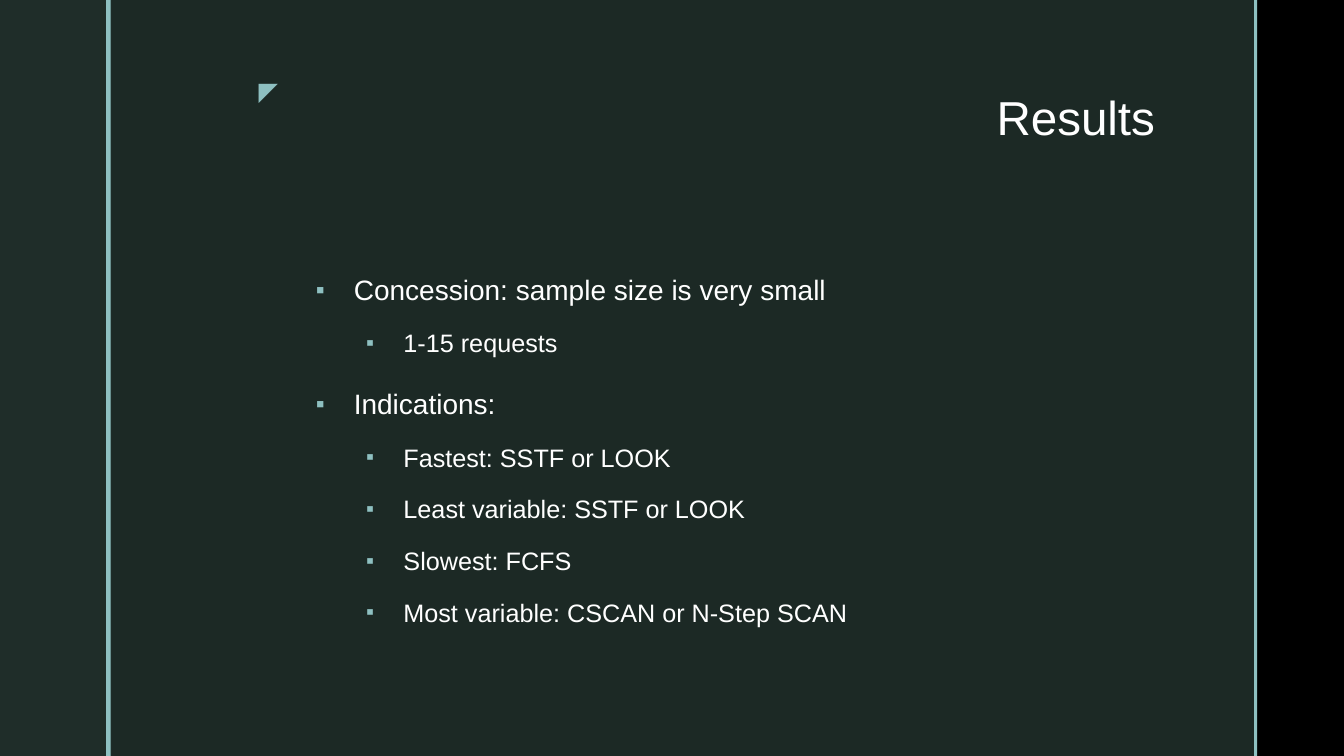
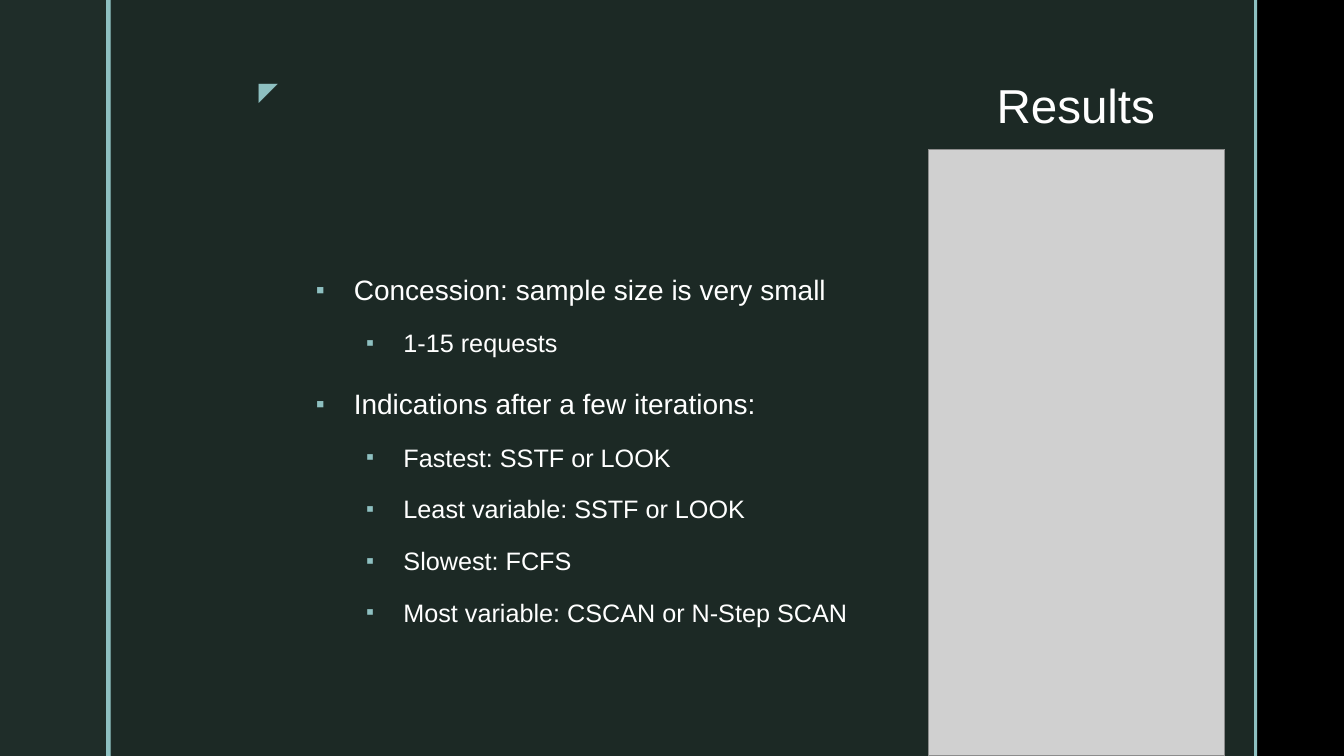
Before and after one commit to ctshadis/cs373-finalproject, a slide deck: slide 9 of presentation.pptx. Drawn at 1344x756 pixels with LibreOffice and Linux fonts; fonts in the diff are those of the drawing; grey boxes stand for pictures; background and template pictures are left out. Boxes give left, top, right and bottom in pixels: in the first picture for what was removed or moved away, otherwise in the second. Text is boxed around its words. In the diff, an @@ line names an element or a change of style, - is before the commit and + after.

Commit message:
finished ppt

```diff
--- a/presentation.pptx
+++ b/presentation.pptx
@@ title "Results": place and size @@
-title "Results" at (997, 100, 1155, 136)
+title "Results" at (997, 88, 1155, 124)
@@ picture added at (929, 149, 1225, 756) @@
@@ text at (354, 393, 755, 415): text changed @@
-▪ Indications:
+▪ Indications after a few iterations:
```
Also in this commit, not shown: 1 slide added.
